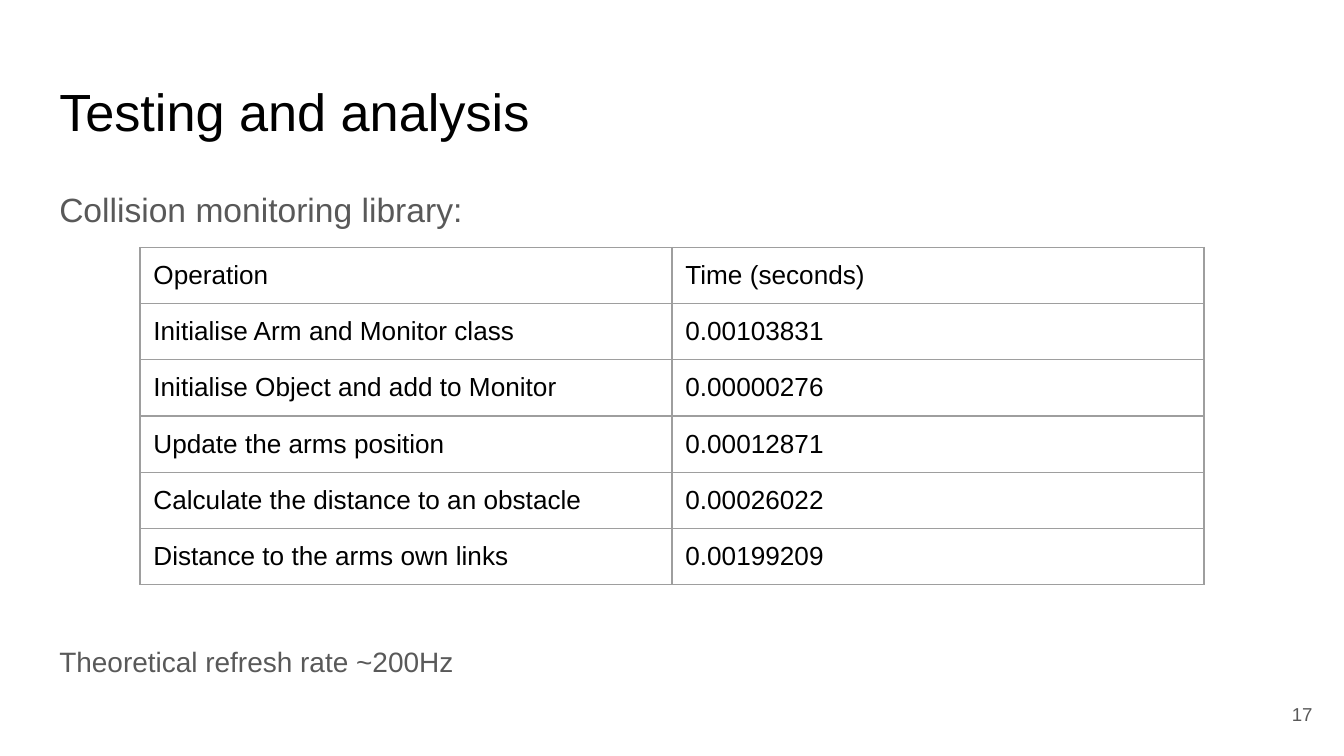
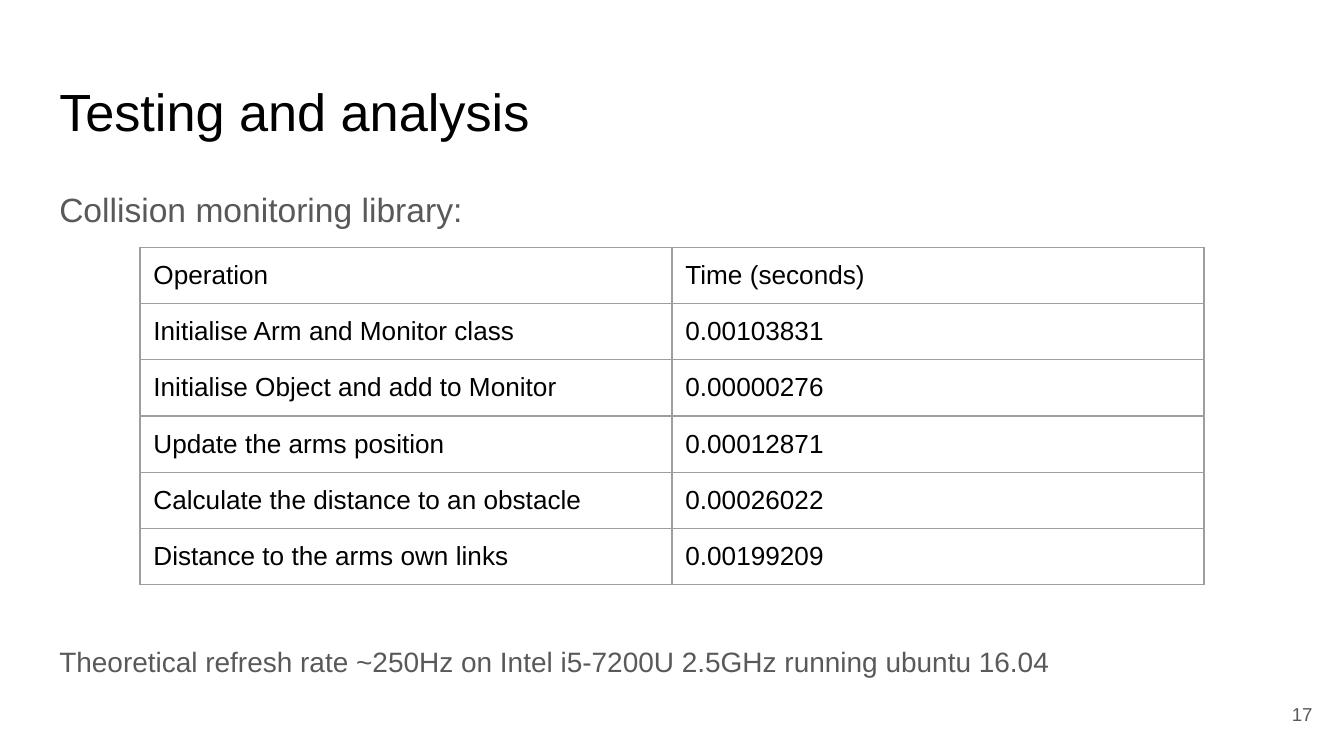
Before and after one commit to HBRS-SDP/sdp_ss20_collision_monitoring_for_robotic_manipulators, a slide deck: slide 17 of deliverables/presentation/Collision monitoring for robotic manipulators_draft.pptx. Drawn at 1344x756 pixels with LibreOffice and Linux fonts; fonts in the diff are those of the drawing. Boxes give left, top, right and bottom in pixels: in the first picture for what was removed or moved away, otherwise in the second. Text is boxed around its words. In the diff, an @@ line names an element or a change of style, - is before the commit and + after.

```diff
--- a/deliverables/presentation/Collision monitoring for robotic manipulators_draft.pptx
+++ b/deliverables/presentation/Collision monitoring for robotic manipulators_draft.pptx
@@ text at <box>59,651,1049,678</box>: text changed @@
-Theoretical refresh rate ~200Hz
+Theoretical refresh rate ~250Hz on Intel i5-7200U 2.5GHz running ubuntu 16.04
```
Also in this commit, not shown: 1 other slide changed, 5 other files.
